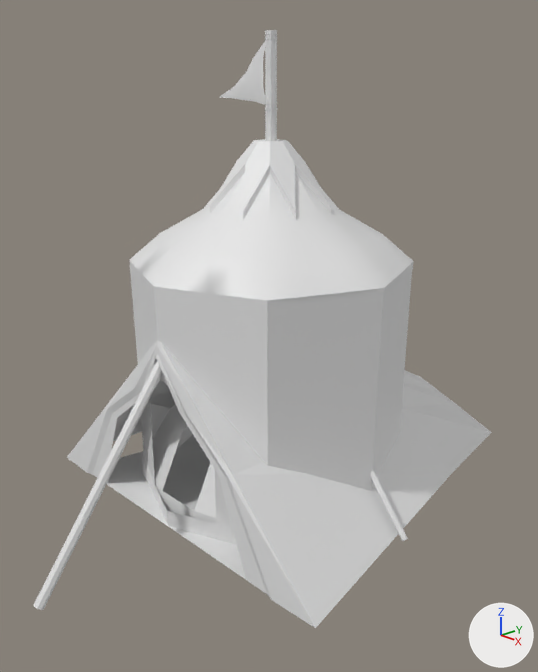
Two versions of the Blender file Blends/Tent.blend, one commit apart.
Before and after are seen from a 50 mm camera at (3.77, -3.62, 2.99) aimed at (0.0, -0.02, 1.19). Every picture has the same lights, and +X, +Y and +Z are marked at lower right.

Before the edit, the objects in view are built like this:
```python
me_cube_001 = bpy.data.meshes.new('Cube.001')
me_cube_001.from_pydata(...)  # 69 vertices, 47 faces; spans x -1.13..1.0, y -2.03..1.97, z -1.0..1.13
me_cube_001.materials.append(mat_material_001)  # its picture is missing
me_cylinder = bpy.data.meshes.new('Cylinder')
me_cylinder.from_pydata(...)  # 483 vertices, 517 faces; spans x -1.02..1.02, y -1.02..1.02, z 0.0..3.28
me_cylinder.polygons.foreach_set('use_smooth', [True] * 517)
me_cylinder.materials.append(mat_material_003)  # its picture is missing
me_cylinder_001 = bpy.data.meshes.new('Cylinder.001')
me_cylinder_001.from_pydata(...)  # 181 vertices, 179 faces, 1 loose edge; spans x -1.39..1.31, y -0.91..1.02, z 0.02..1.9
me_cylinder_001.polygons.foreach_set('use_smooth', [True] * 179)
me_cylinder_001.materials.append(mat_material_002)  # its picture is missing
ob_tent_l = bpy.data.objects.new('Tent_L', me_cylinder)
ob_tent_l.location = (0.0, 0.0, 0.0)
ob_tent_m = bpy.data.objects.new('Tent_M', me_cylinder_001)
ob_tent_m.location = (0.0, 0.0, 0.0)
ob_tent_s = bpy.data.objects.new('Tent_S', me_cube_001)
ob_tent_s.location = (0.0, 0.0, 0.0)
ob_tent_s.delta_rotation_euler = (0.0, 0.785, 0.0)
```
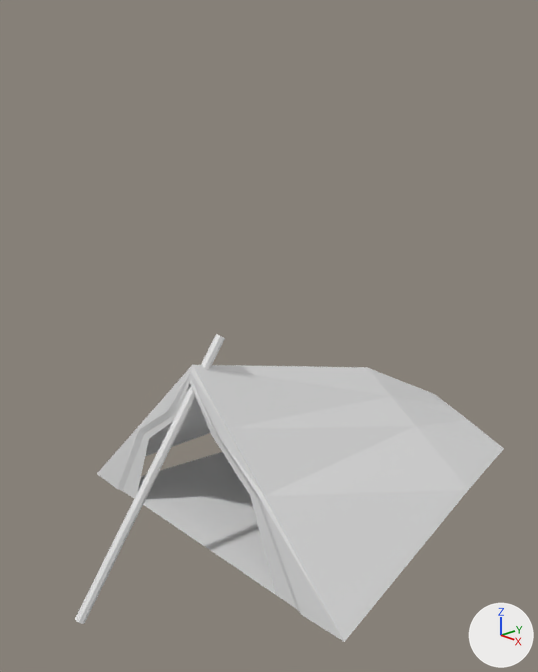
What differs and where, as boxes [x1, y1, x2, y2] in the pictures (538 x 672 px):
'Tent_S', mesh moved: before [34, 340, 492, 628]; after [75, 334, 504, 642]
'Tent_L', hidden: before [129, 30, 414, 545]
'Tent_M', hidden: before [142, 404, 408, 542]

What the commit changed:
me_cube_001 has 69 vertices, 47 faces and spans x -1.13..1.0, y -2.03..1.97, z -1.0..1.13.
me_cube_001 is used by ob_tent_s; location (0.0, 0.0, 0.0); delta_rotation (0.0, 0.785, 0.0).
me_cube_001 part 1: the whole mesh is moved by (0.18, 0.26, -0.18).
Object 'Tent_L' (ob_tent_l) is now hidden.
Object 'Tent_M' (ob_tent_m) moves from (0.0, 0.0, 0.0) to (-3.585, -0.408, -0.048).
Object 'Tent_M' (ob_tent_m) is now hidden.
